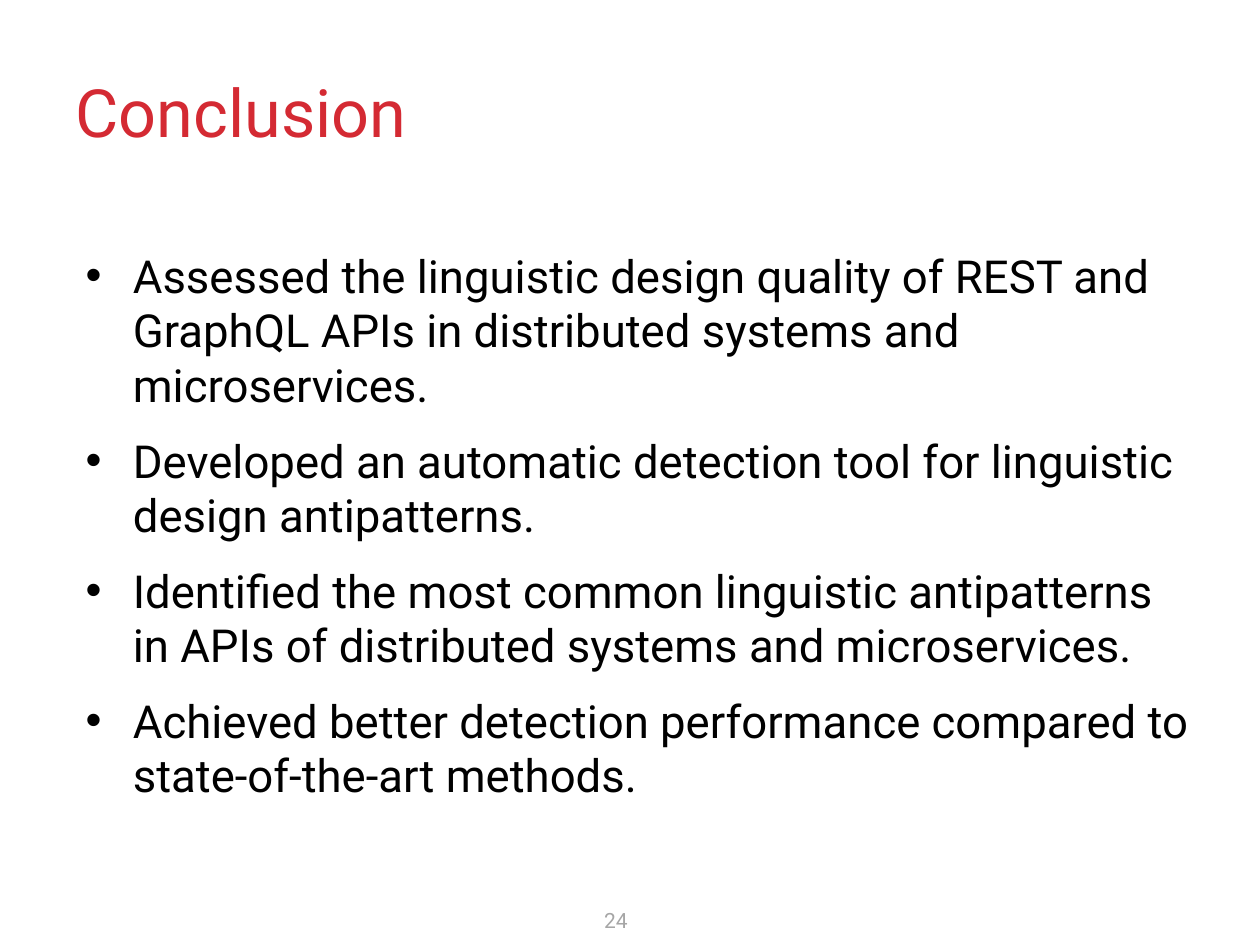
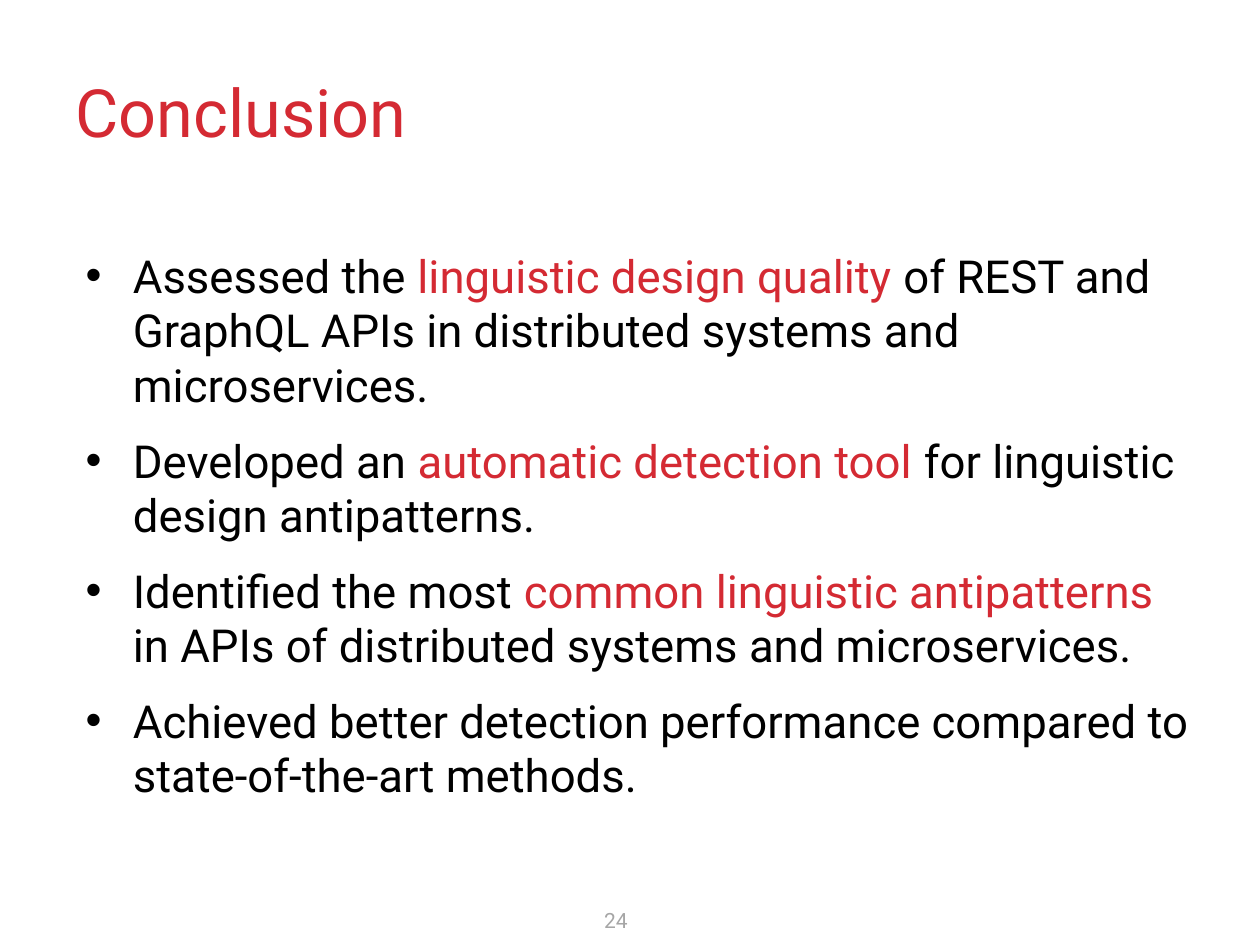
Before and after one commit to krishnodey/API-Quality, a slide deck: slide 24 of Cascon-Resources/Presentation/CASCON-2024.pptx. Drawn at 1260x945 pixels with LibreOffice and Linux fonts; fonts in the diff are those of the drawing. Boxes give left, top, right and bottom in pixels: in the first picture for what was removed or moved away, otherwise in the second. Text is boxed around its words. In the diff, an @@ line names an element or a change of style, - is before the commit and + after.

```diff
--- a/Cascon-Resources/Presentation/CASCON-2024.pptx
+++ b/Cascon-Resources/Presentation/CASCON-2024.pptx
@@ text at (133,258,1174,672): text colour #000000 to #D42A33 in "linguistic design quality", "automatic detection tool", "common linguistic antipatterns" @@
```
Also in this commit, not shown: 9 other slides changed.
